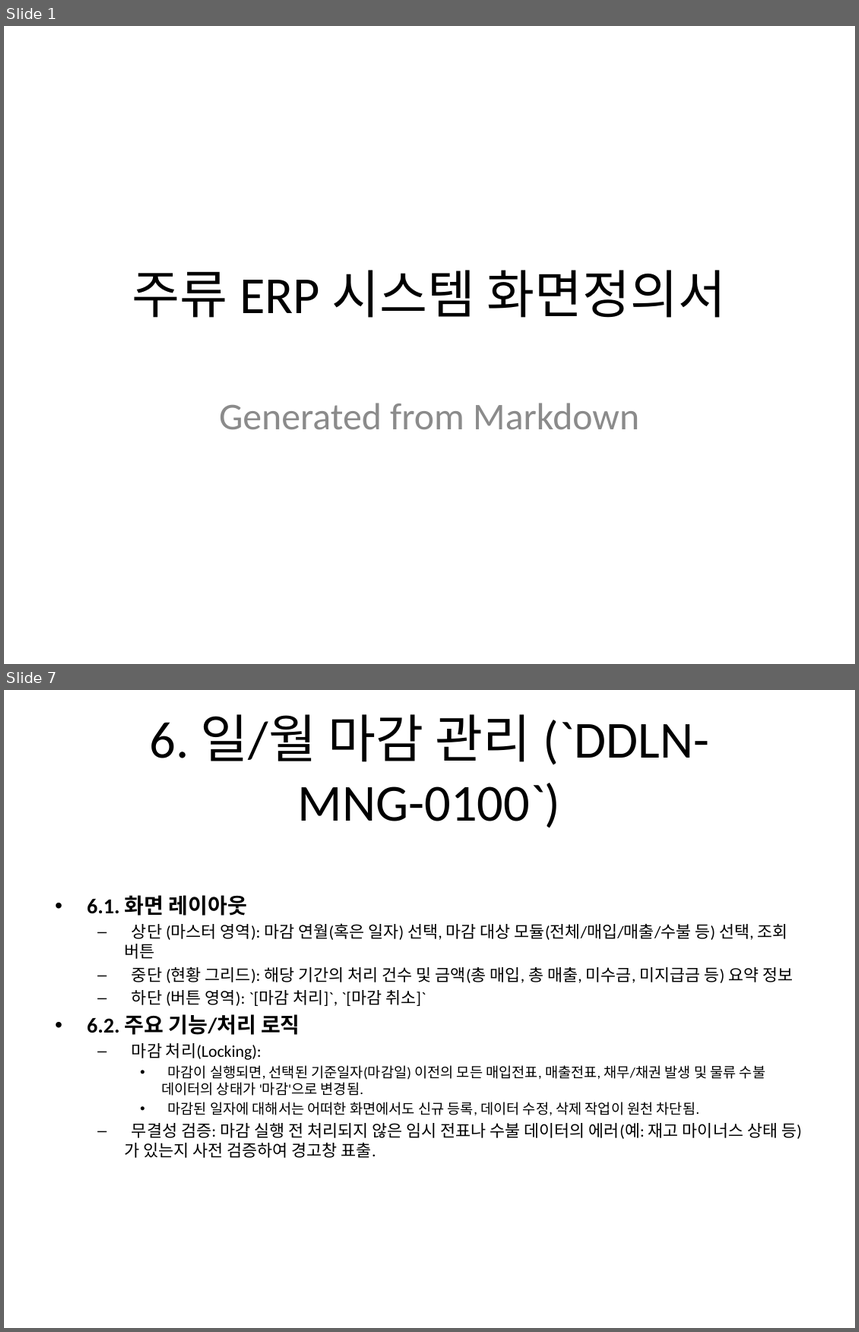
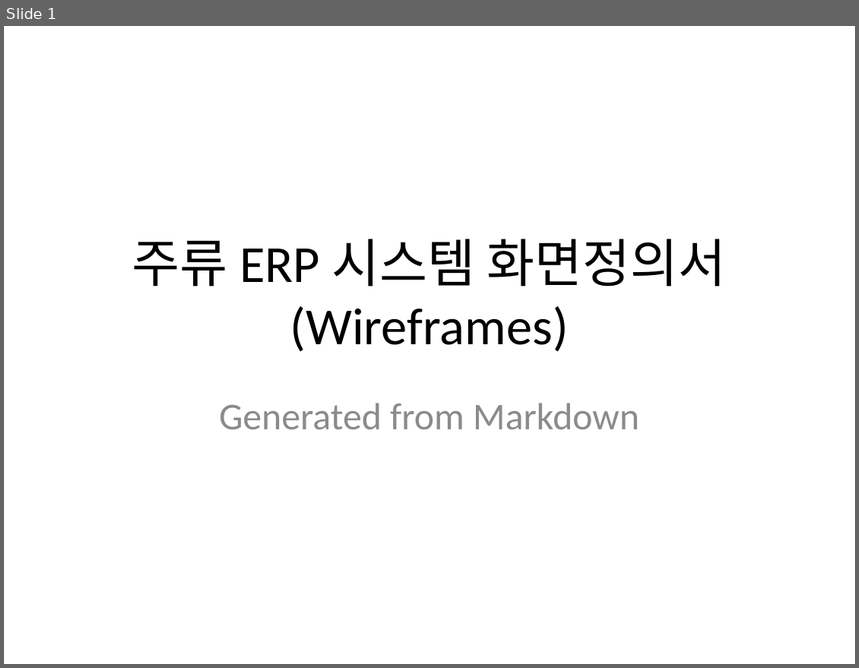
Before and after one commit to sooil-c/PSA-DOCS, a slide deck: 02_설계/화면정의서.pptx. Shown one above the other, each under a label of ours: slides 1 and 7 before the commit, slide 1 after it; the slides between them are not shown. The pictures are 859x1332 and 859x668 pixels, drawn with LibreOffice and Linux fonts; fonts in the diff are those of the drawing. Boxes give left, top, right and bottom in pixels: in the first picture for what was removed or moved away, otherwise in the second. Text is boxed around its words. In the diff, an @@ line names an element or a change of style, - is before the commit and + after.

```diff
--- a/02_설계/화면정의서.pptx
+++ b/02_설계/화면정의서.pptx
@@ slide 7 removed at (x1=4, y1=690, x2=855, y2=1328), background #FFFFFF @@
@@ title removed at (x1=149, y1=714, x2=710, y2=828) @@
-6. 일/월 마감 관리 (`DDLN-MNG-0100`)
@@ text removed at (x1=87, y1=895, x2=802, y2=1158) @@
-• 6.1. 화면 레이아웃
-  – 상단 (마스터 영역): 마감 연월(혹은 일자) 선택, 마감 대상 모듈(전체/매입/매출/수불 등) 선택, 조회 버튼
-  – 중단 (현황 그리드): 해당 기간의 처리 건수 및 금액(총 매입, 총 매출, 미수금, 미지급금 등) 요약 정보
-  – 하단 (버튼 영역): `[마감 처리]`, `[마감 취소]`
-• 6.2. 주요 기능/처리 로직
-  – 마감 처리(Locking):
-    • 마감이 실행되면, 선택된 기준일자(마감일) 이전의 모든 매입전표, 매출전표, 채무/채권 발생 및 물류 수불 데이터의 상태가 '마감'으로 변경됨.
-    • 마감된 일자에 대해서는 어떠한 화면에서도 신규 등록, 데이터 수정, 삭제 작업이 원천 차단됨.
-  – 무결성 검증: 마감 실행 전 처리되지 않은 임시 전표나 수불 데이터의 에러(예: 재고 마이너스 상태 등)가 있는지 사전 검증하여 경고창 표출.
@@ slide 1 changed as well @@
@@ title at (x1=132, y1=239, x2=727, y2=352): text changed @@
-주류 ERP 시스템 화면정의서
+주류 ERP 시스템 화면정의서 (Wireframes)
```
Also in this commit, not shown: 5 other slides changed, 4 slides added, 3 other slides removed.
